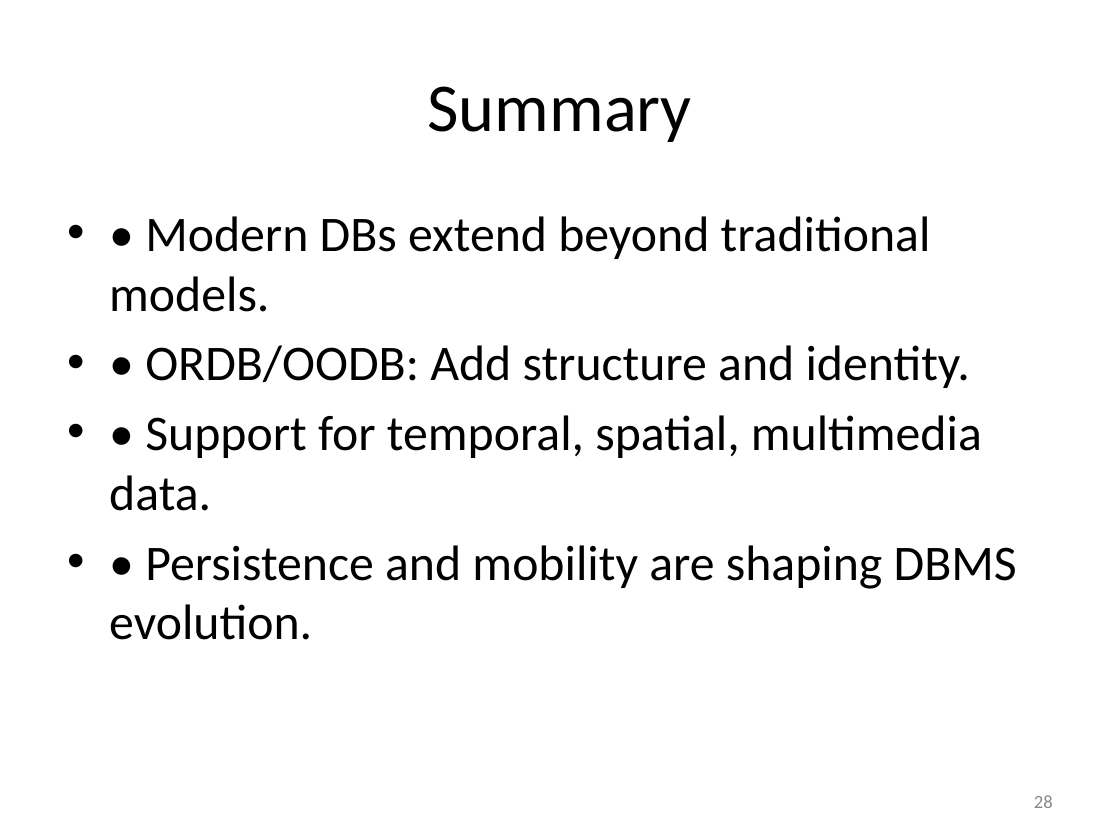
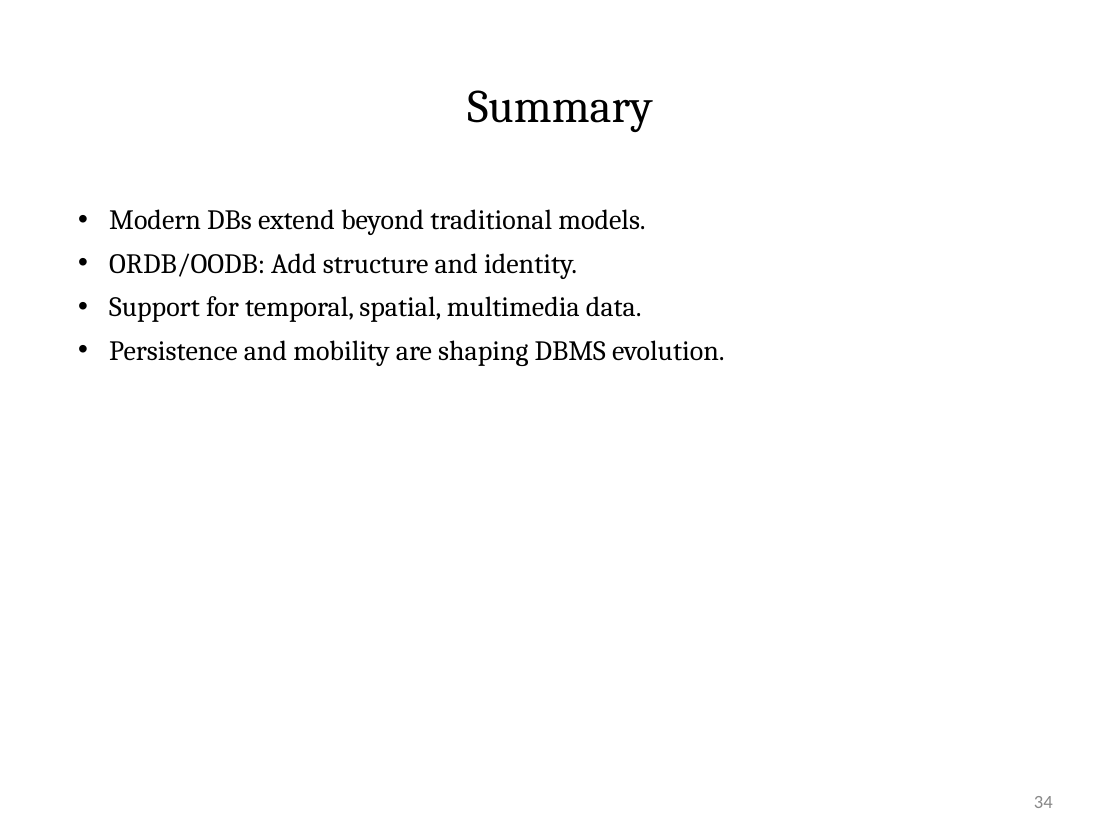
Before and after one commit to rizveeredwan/course-contents, a slide deck: slide 34 of CSE-3104/Slides/Introduction_to_modern_databases.pptx (slide 28 before the commit). Drawn at 1120x840 pixels with LibreOffice and Linux fonts; fonts in the diff are those of the drawing. Boxes give left, top, right and bottom in pixels: in the first picture for what was removed or moved away, otherwise in the second. Text is boxed around its words. In the diff, an @@ line names an element or a change of style, - is before the commit and + after.

```diff
--- a/CSE-3104/Slides/Introduction_to_modern_databases.pptx
+++ b/CSE-3104/Slides/Introduction_to_modern_databases.pptx
@@ title "Summary" at box(467, 90, 652, 132): size 44 to 30 pt, font Calibri to Cambria @@
@@ text at box(109, 209, 725, 366): text changed; size 32 to 18 pt; font Calibri to Cambria @@
-• • Modern DBs extend beyond traditional models.
-• • ORDB/OODB: Add structure and identity.
-• • Support for temporal, spatial, multimedia data.
-• • Persistence and mobility are shaping DBMS evolution.
+• Modern DBs extend beyond traditional models.
+• ORDB/OODB: Add structure and identity.
+• Support for temporal, spatial, multimedia data.
+• Persistence and mobility are shaping DBMS evolution.
@@ page number at box(1034, 796, 1053, 808): text changed @@
-28
+34
```
Also in this commit, not shown: 5 other slides changed, 13 slides added, 7 slides removed.
